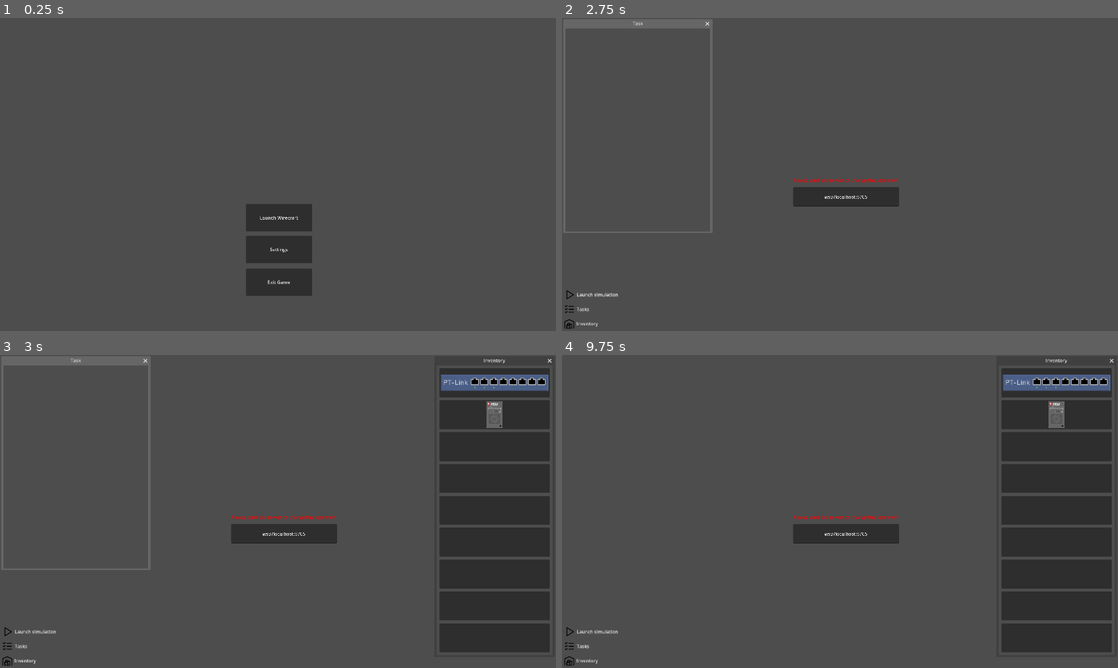
Above: before the commit, frames 1-4 (two rows, left to right).
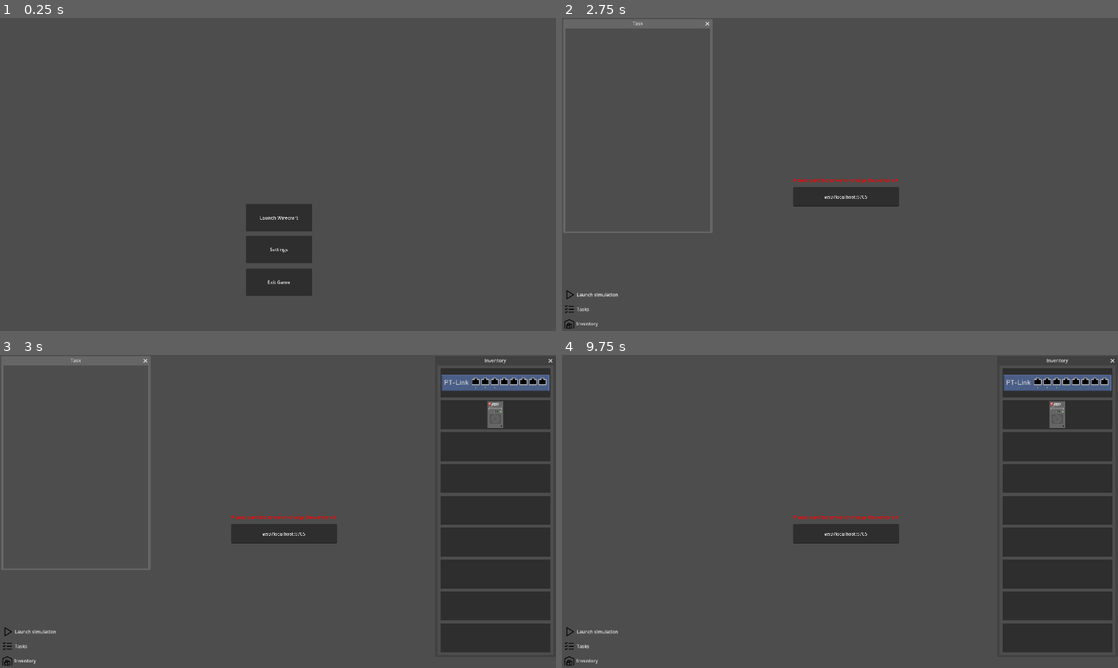
Above: after the commit, the same moments.

Repository: wirecraft-team/wirecraft
Game: Godot game, scene res://scenes/Menu.tscn
Two runs of this game, one before a commit and one after it. Both use one fixed random seed, a clock stepped at 60 frames per second and the inputs below.
Inputs (mouse positions are in pixels of both pictures, inside the frame that each line leads up to):
- Up to frame 1 (0.25 s): no input
- Up to frame 2 (2.75 s): click "Launch Wirecraft" at 0.5 s; click "Launch simulation" at 1.25 s; click "Launch simulation" at 2 s
- Up to frame 3 (3 s): click "Inventory" at 2.75 s
- Up to frame 4 (9.75 s): click (1056, 414) at 3.5 s; click (1056, 445) at 4.25 s; click (1056, 477) at 5 s; click (1056, 511) at 5.75 s; click (1056, 542) at 6.5 s; click (1056, 574) at 7.25 s; click (1056, 605) at 8 s; click (1056, 636) at 8.75 s; click "Tasks" at 9.5 s

Frames 1-2 are identical in both runs. In frame 3, 0.5% of the frame differs, in the area x 79-100%, y 1-95%; in frame 4, 0.5%.

Commit message:
chore: remove some prints

Diff:
--- a/godot/scenes/Game.tscn
+++ b/godot/scenes/Game.tscn
@@ -51,7 +51,7 @@
 
 [node name="InventoryWindow" type="Window" parent="CanvasLayer"]
 title = "Inventory"
-position = Vector2i(1508, 36)
+position = Vector2i(1511, 36)
 size = Vector2i(400, 1000)
 unresizable = true
 always_on_top = true
--- a/godot/scripts/device.gd
+++ b/godot/scripts/device.gd
@@ -27,7 +27,6 @@
 	elif event is InputEventMouseButton and event.button_index == MOUSE_BUTTON_RIGHT and event.pressed:
 		get_node("../../ws").get_device(device_id)
 		# get_node("../../ws").get_device_name(device_id)
-		print("tring to get ip and name")
 		get_node("../../CanvasLayer/InputGroup").visible = true
 		get_node("../../CanvasLayer/InputGroup/IpAdressInput").device_id = device_id
 
--- a/godot/scripts/device_controller.gd
+++ b/godot/scripts/device_controller.gd
@@ -26,7 +26,6 @@
 		devivce.queue_free()
 	#devices is like [{ "id": 1, "name": "PC-1", "type": "pc", "x": 100, "y": 100, "ports": 1}, ...]
 	# Update devices based on the data received from the server
-	print("devices are",devices)
 	for device in devices:
 		var new_device = null
 		match device.type:
--- a/godot/scripts/ws.gd
+++ b/godot/scripts/ws.gd
@@ -10,7 +10,6 @@
 func connect_to_server():
 	socket = WebSocketPeer.new()
 	var err = socket.connect_to_url(websocket_url)
-	print("Trying to connect to:", websocket_url)
 	if err != OK:
 		print("Unable to connect")
 		print(err)
@@ -22,7 +21,6 @@
 	connect_to_server()
 		# Wait for the socket to connect.
 	await get_tree().create_timer(0.25).timeout
-	print("connexion sucess")
 		# Send data.
 	socket.send_text('{"t": "GET_LEVEL_DEVICES", "d": {"level_id":'+ str(level_id)+'}}')
 	socket.send_text('{"t": "GET_LEVEL_CABLES", "d": {"level_id":'+ str(level_id)+'}}')
@@ -55,7 +53,6 @@
 					get_node("../DeviceController").update_devices(data_received.d)
 					get_node("../CableController").update_device_signal()
 				if data_received.t == "GET_LEVEL_TASKS_RESPONSE":
-					print("tasks are :" , data_received.d)
 					get_node("/root/Control/CanvasLayer/TaskWindow").update_tasks(data_received.d)
 					check_completion(data_received.d)
 				if data_received.t == "GET_DEVICE_RESPONSE":
@@ -144,7 +141,6 @@
 func check_completion(data):
 	for task in data:
 		if task.completed != true:
-			print(str(task)+" is not completed")
 			return
 	level_id+=1
 	update_game()
